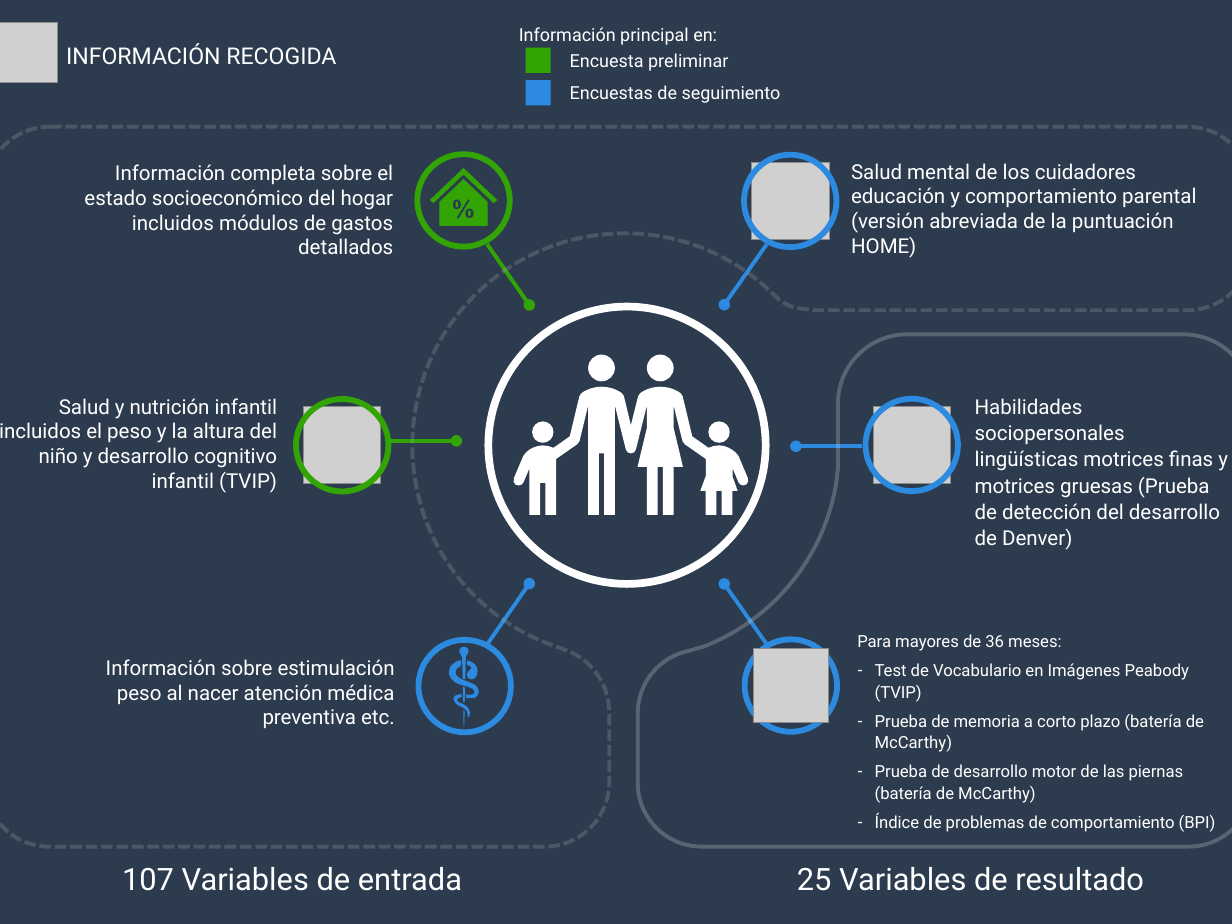
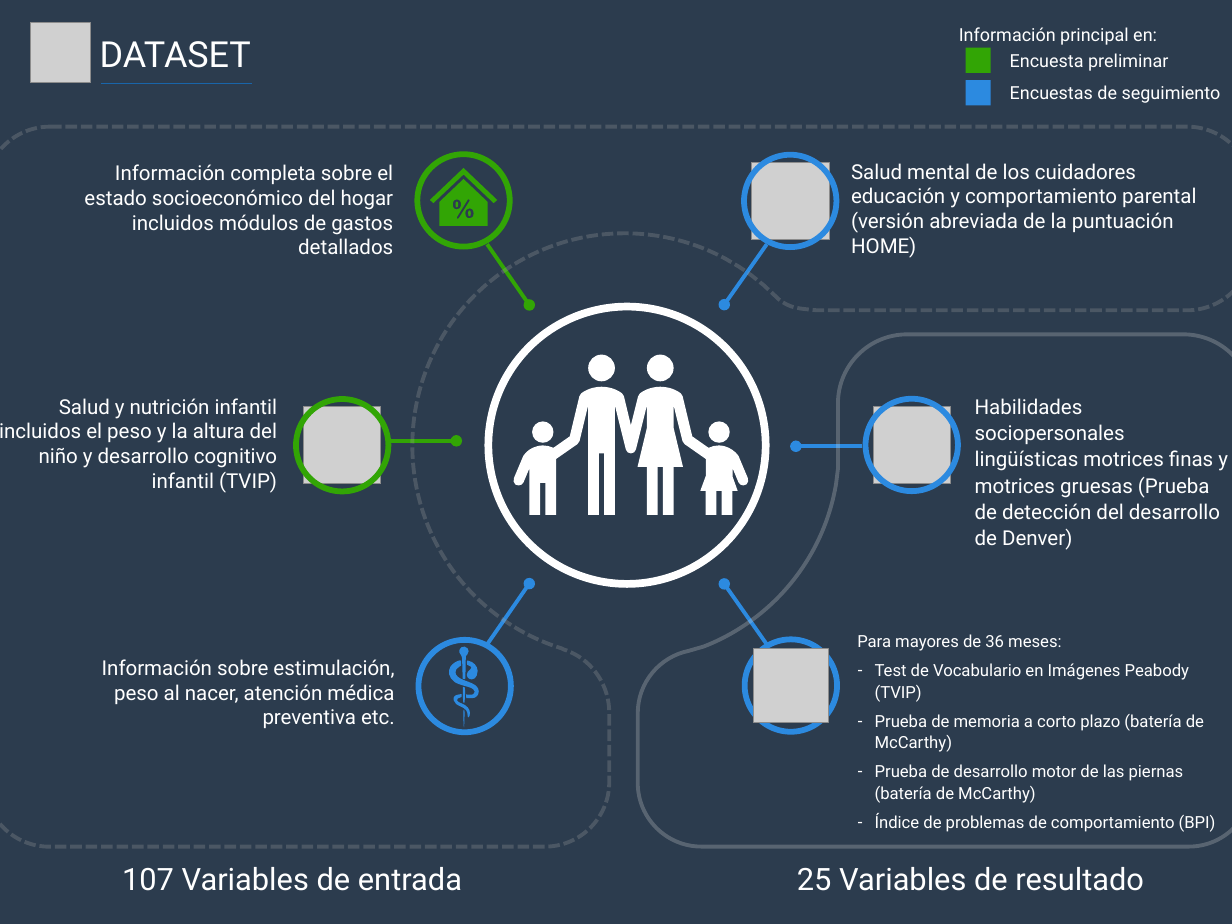
Before and after one commit to JMBorrego/CashCognitive, a slide deck: slide 3 of assets/Presentation.pptx. Drawn at 1232x924 pixels with LibreOffice and Linux fonts; fonts in the diff are those of the drawing; grey boxes stand for pictures. Boxes give left, top, right and bottom in pixels: in the first picture for what was removed or moved away, otherwise in the second. Text is boxed around its words. In the diff, an @@ line names an element or a change of style, - is before the commit and + after.

```diff
--- a/assets/Presentation.pptx
+++ b/assets/Presentation.pptx
@@ picture: place and size @@
-picture at (0, 22, 58, 82)
+picture at (30, 22, 91, 82)
@@ text at (100, 41, 251, 68): text changed; size 18 to 28 pt @@
-INFORMACIÓN RECOGIDA
+DATASET
@@ line added from (101, 83) to (252, 83), #1965AA 1.5 pt @@
@@ 3 texts, 2 rectangles: place and size @@
-3 texts, 2 rectangles at (519, 27, 781, 105)
+3 texts, 2 rectangles at (959, 27, 1221, 105)
@@ text at (102, 659, 395, 728): text changed @@
-Información sobre estimulación peso al nacer atención médica preventiva etc.
+Información sobre estimulación, peso al nacer, atención médica preventiva etc.
```
Also in this commit, not shown: 11 slides added, 1 slide removed, 3 other files.
